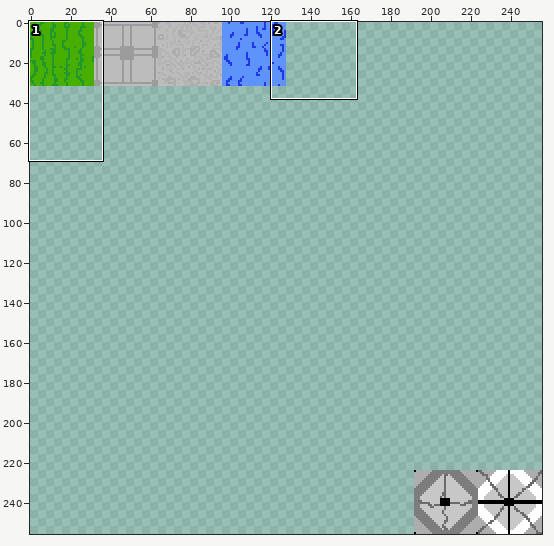
File history of a sprite sheet, LD27_PROJECT/img temp/ready/blockSheet.png. Above, an overview of the earlier version with the close-up marked.
Close-up. The starting point:
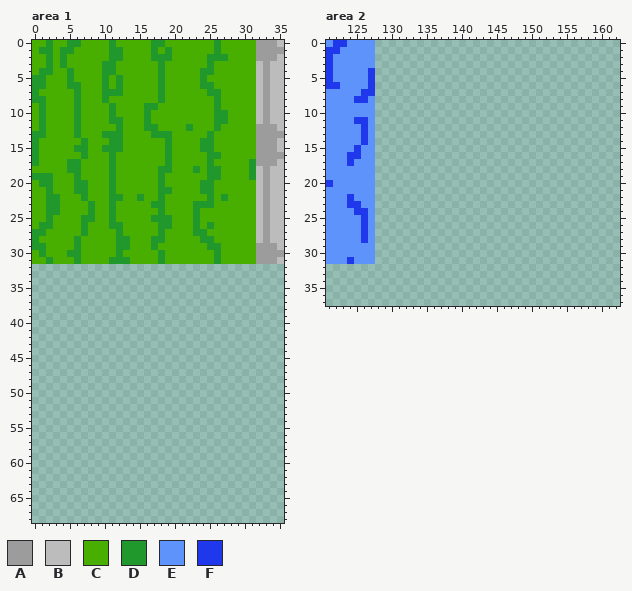
The file is 256x256 pixels. Shown: area 1: x 0..35, y 0..68; area 2: x 121..162, y 0..37.
Palette (. is transparent): A #9c9c9c  B #bcbcbc  C #48af00  D #21982b  E #5d93fa  F #1f38eb
The result:
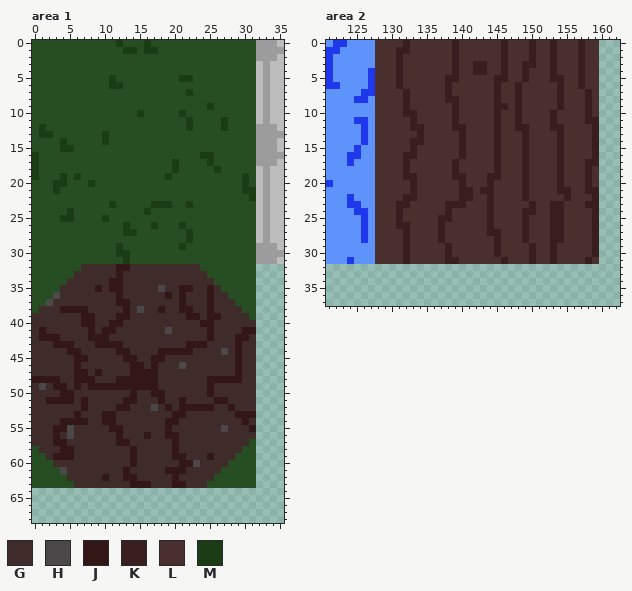
Colours new in this view: G #402b2b  H #4a4848  J #331717  K #381e1e  L #4a2f2f  M #1a3d16
What changed:
colour C: #48af00 -> #274d23
Changed rows in their new state; - is a pixel that keeps its letter.
Area 1:
first column x 0:
 0 --C--CC----CM---MCC-------C-----
 1 -CC-CC-----CCMM-MM-C------C-----
 2 --C-C------CC----CCC-----CCC----
 3 --C-C-----CC------C------C------
 4 -CC--C----CC------C-----CC------
 5 CC---C----CMC-----C--MM-C-------
 6 CC---CC---CMM-----C-----CC------
 7 C-----C---CCC-----C---M--CC-----
 8 CC----C---C-------C-------C-----
 9 -C----C----C----CC-------MC-----
10 -C----C----C---MC----M----CC----
11 -C----C----CC---C-----M---CM----
12 -M----C-----C---CC----M---CM----
13 CMM---C---MCC----CCC-----C------
14 C---M--C--MCC------C----CC------
15 C---MMCC--CCC------C----CC------
16 M------C---C-------C----MMC-----
17 M----CC----C-------CM----M-----C
18 M----CC----C------CCM--C-CM----C
19 MCC-M-M----C------CM-----CC---MC
20 -CCMM-CCM--C------C-----CC----M-
21 --CM--CC---C------CC----CC----MM
22 --CC---C---CC--C--C------C-C---M
23 --CC----C--M-----MMM--MCCC------
24 --CC-M--C--C----M-C----C--------
25 --C-MM-CC-MC-----CCC---C--------
26 -CC----C---CCM---MCC-M-C-C------
27 CC-----C----CMM---C---MCC-------
28 C-----C-----CC---CC---M-CC------
29 CC----C-----MC---C---M---CC-----
30 -C---CC-----MM----C-------C-----
31 --C---C----CCM----C-------C-----
32 CCCCCCCGGGGGJJGGGGGGGGGGCCCCCCCC
33 CCCCCCGGGGGGJGGGGGGGGGGGGCCCCCCC
34 CCCCCGGGGGGJJGGGGGGGGGGGGGCCCCCC
35 CCCCGGGGGJGJJGGGGGHGGJJGGJGCCCCC
36 CCCHGGGGGGGGJGGGGGGJGJGGGJGGCCCC
37 CCHGGGGGGGGGJJGGGGGGGJGGGJGGGCCC
38 CGGGJJJJGGGGGJGHGGJGGJJGGJGGGGCC
39 GGGGGGGJJGGGJJGGGGGGGGJJGJJGGGGC
40 GGGGGGGJJGGJJGGGGGGGGGGGJJGGGGGG
41 GJGGGGGGJGJJGGGGGGGHGGGGGJGGGGJJ
42 GJJJGGGGJJJGGGGGGGGGGGGGGJGGGJJG
43 GGGJJJGGGJJJJGGGGGGGGGJJJGGGGJGG
44 GGGGGJJGGGGGJJGGGGJJJJJGGGGHGJGG
45 GGGGGGJJGGGGGJJGGJJGGGGGGGGGGJGG
46 GGGGGGJGGGGGGGJJGJGGGHGGGGGGGJGG
47 GGGGGGJJGJGGGGJJJJGGGGGGGGGGGJGG
48 JJJJGGJJJGGGJJJJJJGGGGGGGJJJJJGG
49 GHGJJGJGJJJJJJJJJJGGGGGGGJGGGGGG
50 GGGGJJGGGGGGGGJGGJJGGGGGGJGGGGGG
51 GGJJJJGJGGGGGJJGGGJGGJGGGGJJGGGG
52 GGGGGGGJGGGGJJGGGHGJGJJJJJGGJGGG
53 GGGGGGJGGGJJGGGGGGGGJJGGGGGGGJJJ
54 GGGGJJJJGGJJGGGGGGGJJGGGGGGGGGJG
55 GGGJJHGGGGGJJGGGGGGJGGGGGGGHGGGJ
56 GGGJGHGGGGGGJGGGJGGJJGGGGGGGGGGG
57 GGGJJGGGGGGGJJGGGGGGJGGGGGGGGGGC
58 CGGGJJGGGGGGGGJGGGGGJGGGGGGGGGCC
59 CCGJJJGGGGGGGGJGGGGGJJGGGJGGGCCC
60 CCCGGGGGGGGGGGJGGGGGGJJHGGGGCCCC
61 CCCCHGGGGGGGGJGGGGGJJJGGGGGCCCCC
62 CCCCCGGGGGJGGJJGGGGGJGGGGGCCCCCC
63 CCCCCCGGGGGGGGJJJGGGJJGGGCCCCCCC
Area 2:
first column x 128:
 0 LLLLKLLLLLLKLLLLLLKLLLKLLKLLLKLL
 1 LLLKKLLLLLLKLLLLLLKLLLKLLKLLLKLL
 2 LLLKLLLLLLLKLLLLLLKLLLKLLKLLLKLL
 3 LLLKLLLLLLLKLLKKLLKLLKKLLKLLLKLL
 4 LLLKLLLLLLLKLLKKLLKLLKLLLKLLLKLL
 5 LLLKLLLLLLKKLLLLLKKLLKLLLKKLLKLL
 6 LLLKLLLLLLKLLLLLLKLLKLLLLLKLLKLL
 7 LLLLKLLLLLKLLLLLLKLLKLLLLLKLLLKL
 8 LLLLKLLLLLKKLLLLLKLLKLLLLLKLLLKL
 9 LLLLKLLLLLLKLLLLLKKLKLLLLLKLLLKL
10 LLLLKKLLLLLKLLLLLKLLKLLLLKLLLLKL
11 LLLLLKLLLLLKLLLLLKLLKLLLLKLLLLKK
12 LLLLLKKLLLLKKLLLLKLLKKLLLKKLLLLK
13 LLLLLLKLLLLLKLLLLKLLLKLLLLKLLLLK
14 LLLLLKKLLLLLKLLLLKLLLKLLLLKLLLLK
15 LLLLLKLLLLLLKLLLLKLLLKLLLLKLLLLK
16 LLLLKKLLLLLLKLLLLKLLLKLLLLKLLLLK
17 LLLLKLLLLLLKLLLLLKLLLKLLLLKLLLKK
18 LLLLKLLLLLLKLLLLLKLLLKLLLLKLLLKL
19 LLLLKKLLLLLKKLLLKKLLLKLLLLKLLLKL
20 LLLLLKLLLLLLKLLLKLLLLKLLLLKLLLKL
21 LLLLLKLLLLLLKKLKKLLLLKLLLLKKLLKK
22 LLLLKKLLLLLLKKLLKLLLLKLLLLLKLLLK
23 LLLKKLLLLLKKKLLLKLLLLLKLLKKLLLKK
24 LLLKLLLLLLKLLLLLKLLLLKKLLKKLLLLK
25 LLLKLLLLLKKLLLLLKLLLLKLLLKKLLLLK
26 LLLKKLLLLKLLLLLLKLLLLKLLLKKLLLLK
27 LLLLKLLLLKLLLLLLKKLLLKLLLKKLLLLK
28 LLLLKLLLLKLLLLLLLKLLLKLLLKKLLLLK
29 LLLLKLLLLLKLLLLLLKLLLLKLLKLLLLLK
30 LLLLKLLLLLKLLLLLLKLLLLKLLKLLLLLK
31 LLLLKLLLLLKKLLLLLLKLLLKLLKLLLLKL
Changed places in both close-ups, as pixel boxes (x1, y1, x2, y2):
changed: (32, 40, 256, 488)
added: (375, 40, 599, 264)
